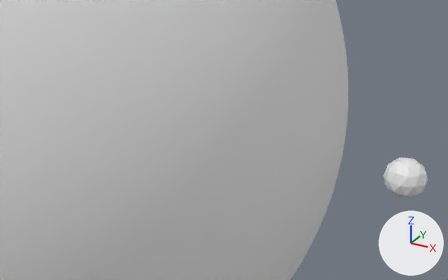
One commit to the Blender file bin/Debug/netstandard2.0/Assets/World.blend: the scene before it, then after it.
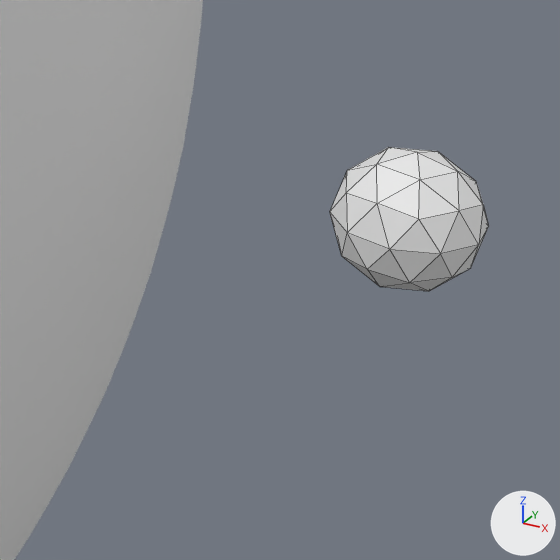
There are two pictures of each version: one whole from a 50 mm camera at (146.2, -138.7, 68.7) aimed at (68.1, 3.3, -2.3), one close up on the part from 65% to 100% of the width and 41% to 98% of the height. The lights are fixed; the arrows at lower right show +X, +Y and +Z. The close-ups show mesh edges as thin lines.

In view in the first close-up: 'Earth', 'Satellite'.
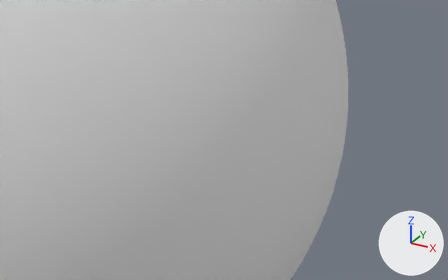
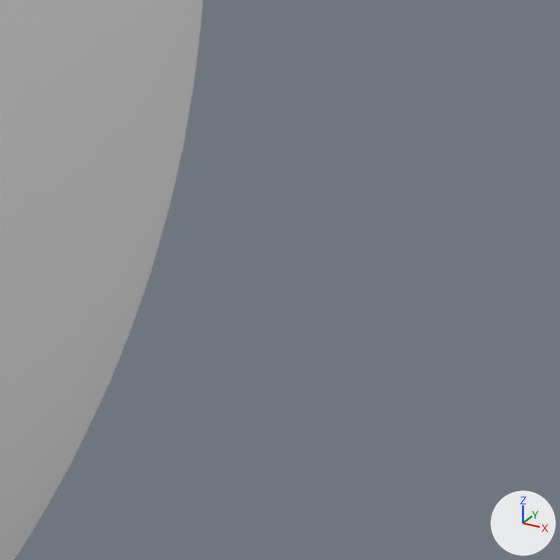
What the commit changed:
me_icosphere has 42 vertices, 80 faces and spans x 21.87..23.78, y -1.0..1.0, z -1.0..1.0.
me_icosphere is used by ob_satellite; parent ob_earth; location (0.0, 0.0, 0.0); scale (5.26, 5.0, 5.0).
me_icosphere part 1: the whole mesh is moved by (-22.83, 0.0, 0.0).

Location of each change, (x1, y1, x2, y2) in pixels of the close-ups (560 x 560 px):
'Satellite', mesh moved (not visible afterwards)
    before: (330, 147, 489, 291)
